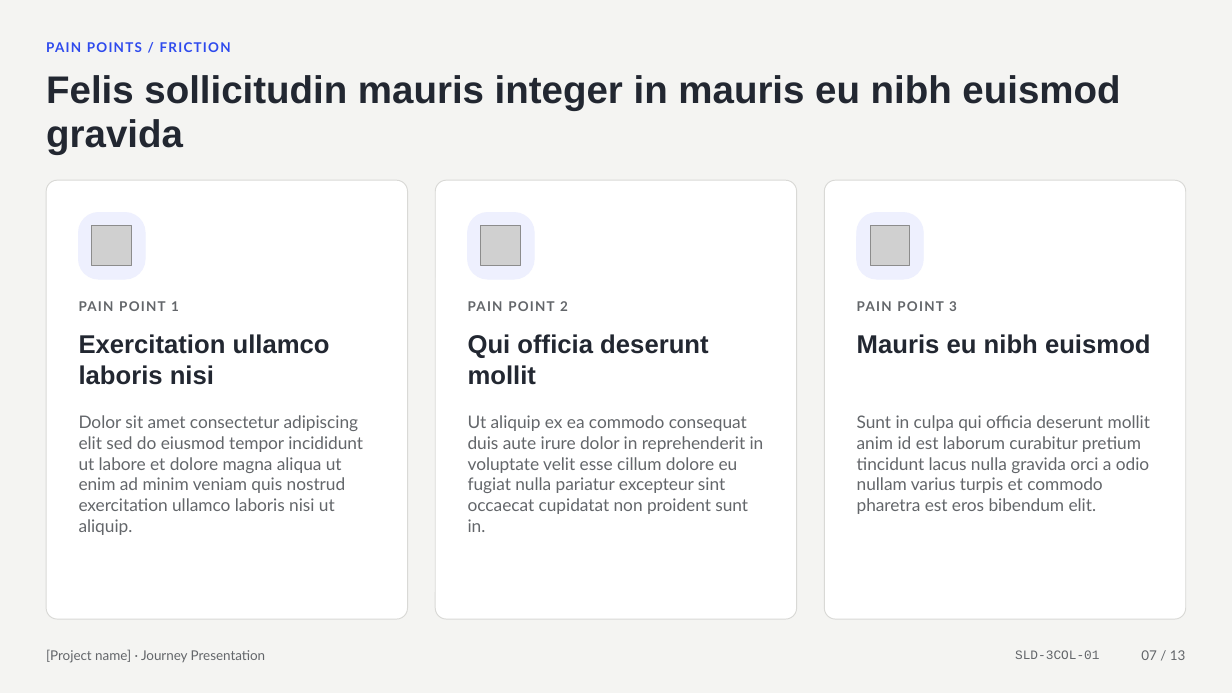
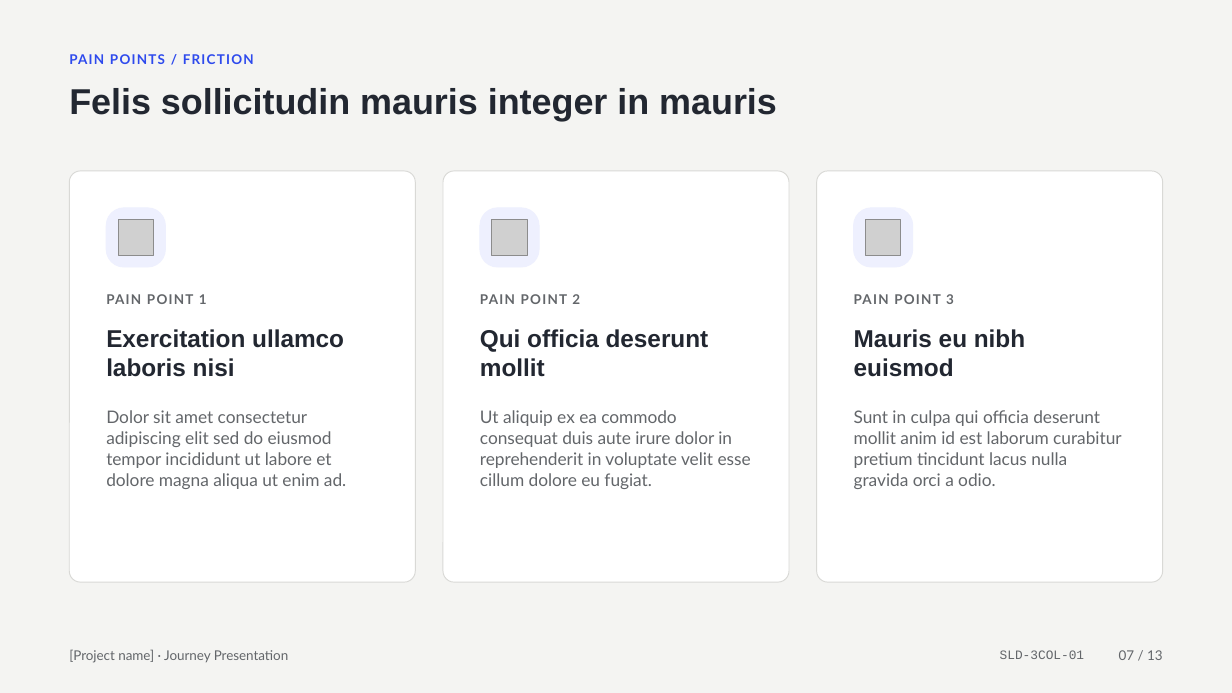
Before and after one commit to rajesh171812/storyloom.ai, a slide deck: slide 7 of downloads/templates/Template_Journey_Presentation_v1.pptx. Drawn at 1232x693 pixels with LibreOffice and Linux fonts; fonts in the diff are those of the drawing; grey boxes stand for pictures. Boxes give left, top, right and bottom in pixels: in the first picture for what was removed or moved away, otherwise in the second. Text is boxed around its words. In the diff, an @@ line names an element or a change of style, - is before the commit and + after.

```diff
--- a/downloads/templates/Template_Journey_Presentation_v1.pptx
+++ b/downloads/templates/Template_Journey_Presentation_v1.pptx
@@ text "PAIN POINTS / FRICTION": place and size @@
-text "PAIN POINTS / FRICTION" at [46,42,231,52]
+text "PAIN POINTS / FRICTION" at [69,54,254,64]
@@ text at [69,88,777,121]: text changed; size 30 to 28 pt @@
-Felis sollicitudin mauris integer in mauris eu nibh euismod gravida
+Felis sollicitudin mauris integer in mauris
@@ rounded rectangle: place and size @@
-rounded rectangle at [46,180,408,619]
+rounded rectangle at [69,171,415,582]
@@ rounded rectangle: place and size @@
-rounded rectangle at [435,180,797,619]
+rounded rectangle at [443,171,788,582]
@@ proportions changed in 3 elements at [443,171,788,582], [69,171,415,582], [817,171,1163,582] @@
@@ rounded rectangle: place and size @@
-rounded rectangle at [824,180,1186,619]
+rounded rectangle at [817,171,1163,582]
@@ rounded rectangle: place and size @@
-rounded rectangle at [79,213,145,279]
+rounded rectangle at [106,208,165,267]
@@ rounded rectangle: place and size @@
-rounded rectangle at [468,213,534,279]
+rounded rectangle at [480,208,539,267]
@@ rounded rectangle: place and size @@
-rounded rectangle at [857,213,923,279]
+rounded rectangle at [854,208,913,267]
@@ picture: place and size @@
-picture at [91,226,131,265]
+picture at [118,220,153,255]
@@ picture: place and size @@
-picture at [482,226,521,265]
+picture at [492,220,527,255]
@@ picture: place and size @@
-picture at [871,226,910,265]
+picture at [866,220,901,255]
@@ text "PAIN POINT 1": place and size @@
-text "PAIN POINT 1" at [79,301,179,311]
+text "PAIN POINT 1" at [106,294,207,304]
@@ text "PAIN POINT 2": place and size @@
-text "PAIN POINT 2" at [468,301,568,311]
+text "PAIN POINT 2" at [480,294,580,304]
@@ text "PAIN POINT 3": place and size @@
-text "PAIN POINT 3" at [857,301,957,311]
+text "PAIN POINT 3" at [854,294,954,304]
@@ text "Exercitation ullamco laboris nisi": place and size @@
-text "Exercitation ullamco laboris nisi" at [79,334,330,385]
+text "Exercitation ullamco laboris nisi" at [106,329,344,377]
@@ text "Qui officia deserunt mollit": place and size @@
-text "Qui officia deserunt mollit" at [468,334,708,385]
+text "Qui officia deserunt mollit" at [480,329,709,377]
@@ size 20 to 19 pt in 3 elements at [480,329,709,377], [106,329,344,377], [854,329,1025,377] @@
@@ text at [106,410,346,489]: text changed @@
-Dolor sit amet consectetur adipiscing elit sed do eiusmod tempor incididunt ut labore et dolore magna aliqua ut enim ad minim veniam quis nostrud exercitation ullamco laboris nisi ut aliquip.
+Dolor sit amet consectetur adipiscing elit sed do eiusmod tempor incididunt ut labore et dolore magna aliqua ut enim ad.
@@ text at [480,410,751,489]: text changed @@
-Ut aliquip ex ea commodo consequat duis aute irure dolor in reprehenderit in voluptate velit esse cillum dolore eu fugiat nulla pariatur excepteur sint occaecat cupidatat non proident sunt in.
+Ut aliquip ex ea commodo consequat duis aute irure dolor in reprehenderit in voluptate velit esse cillum dolore eu fugiat.
@@ text at [854,410,1121,489]: text changed @@
-Sunt in culpa qui officia deserunt mollit anim id est laborum curabitur pretium tincidunt lacus nulla gravida orci a odio nullam varius turpis et commodo pharetra est eros bibendum elit.
+Sunt in culpa qui officia deserunt mollit anim id est laborum curabitur pretium tincidunt lacus nulla gravida orci a odio.
@@ text "[Project name] · Journey Presentation": place and size @@
-text "[Project name] · Journey Presentation" at [46,649,266,663]
+text "[Project name] · Journey Presentation" at [69,649,289,663]
@@ text "SLD-3COL-01": place and size @@
-text "SLD-3COL-01" at [1015,650,1099,659]
+text "SLD-3COL-01" at [1000,650,1084,659]
@@ text "07 / 13": place and size @@
-text "07 / 13" at [1141,650,1186,660]
+text "07 / 13" at [1119,650,1163,660]
```
Also in this commit, not shown: 12 other slides changed, 16 other files.
